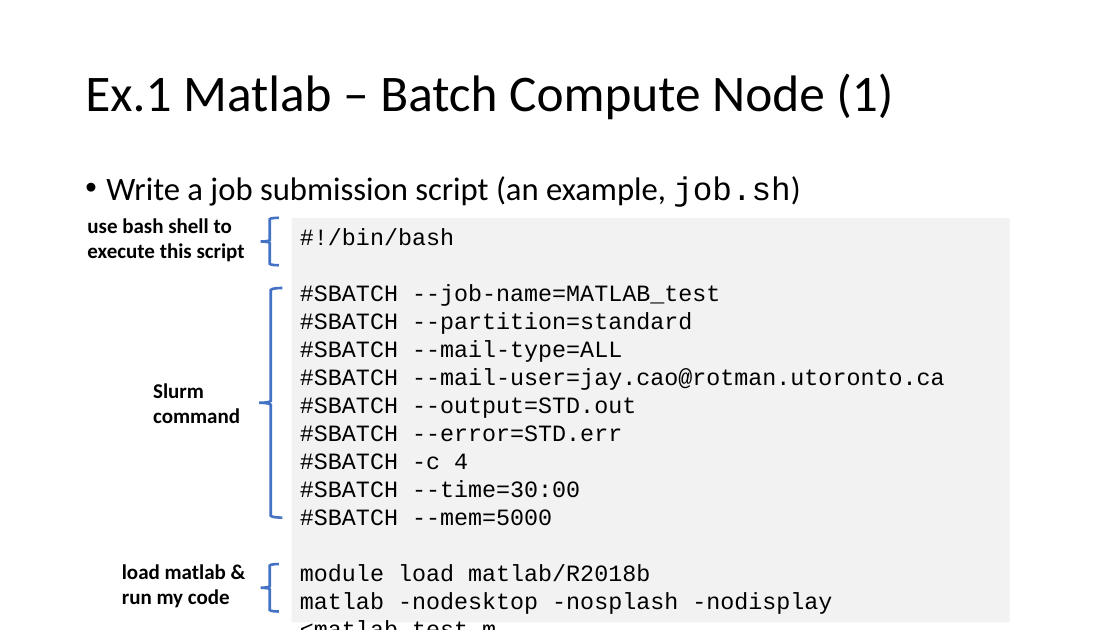
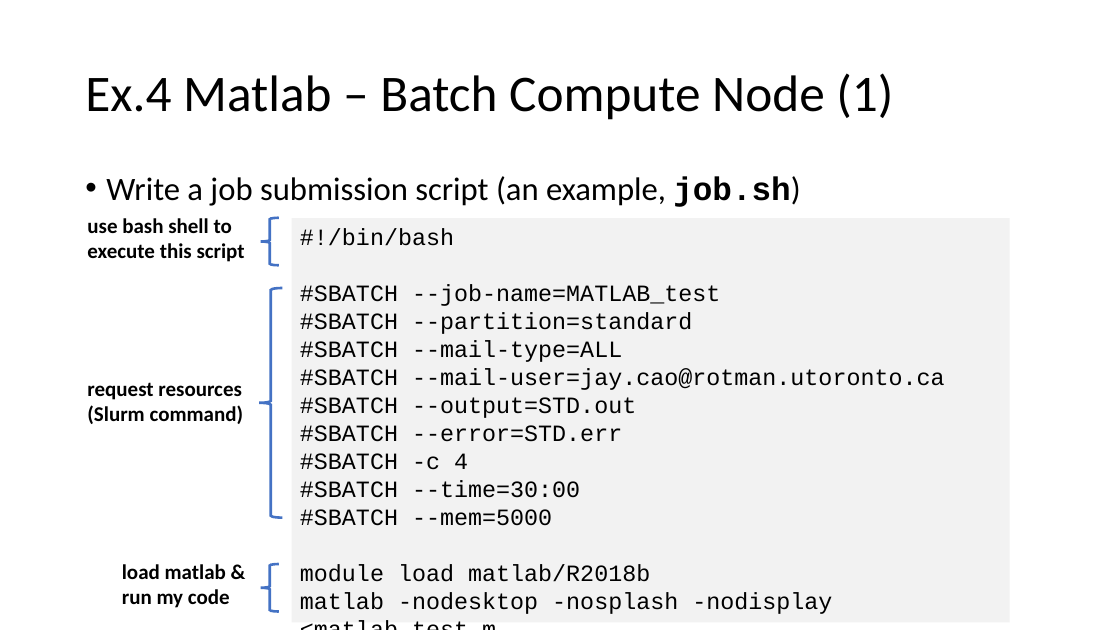
Before and after one commit to tdmdal/rrn-workshop, a slide deck: slide 26 of rrn_intro.pptx (slide 24 before the commit). Drawn at 1120x630 pixels with LibreOffice and Linux fonts; fonts in the diff are those of the drawing. Boxes give left, top, right and bottom in pixels: in the first picture for what was removed or moved away, otherwise in the second. Text is boxed around its words. In the diff, an @@ line names an element or a change of style, - is before the commit and + after.

```diff
--- a/rrn_intro.pptx
+++ b/rrn_intro.pptx
@@ title at (85,73,893,120): text changed @@
-Ex.1 Matlab – Batch Compute Node (1)
+Ex.4 Matlab – Batch Compute Node (1)
@@ text "Write a job submission script ..." at (106,176,800,207): bold on in "job.sh)" @@
@@ text at (87,382,243,424): text changed @@
-Slurm command
+request resources (Slurm command)
```
Also in this commit, not shown: 15 other slides changed, 6 slides added, 2 other files.
